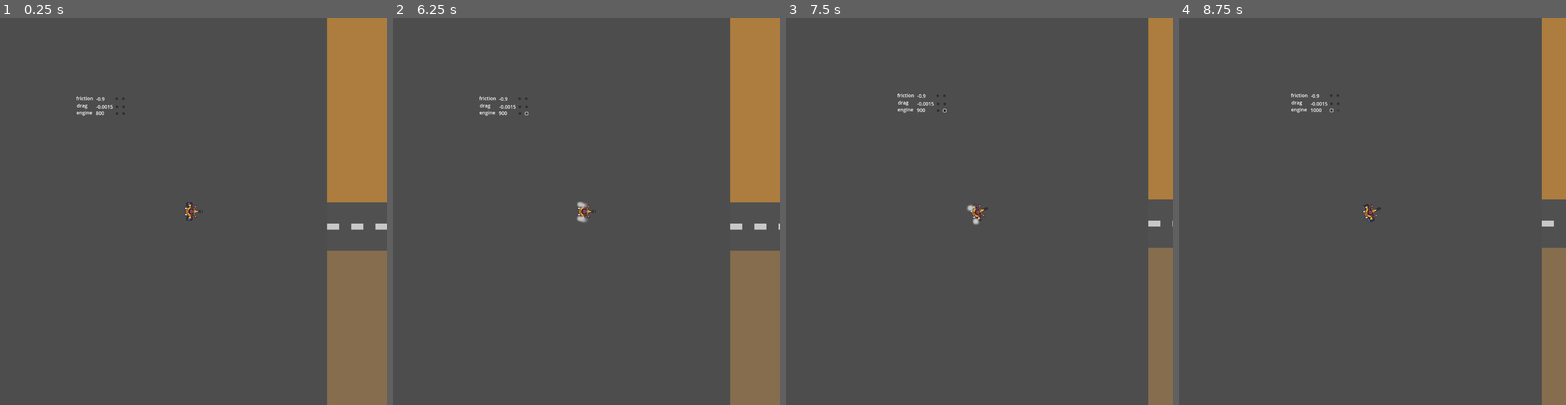
Above: before the commit, frames 1-4 (left to right).
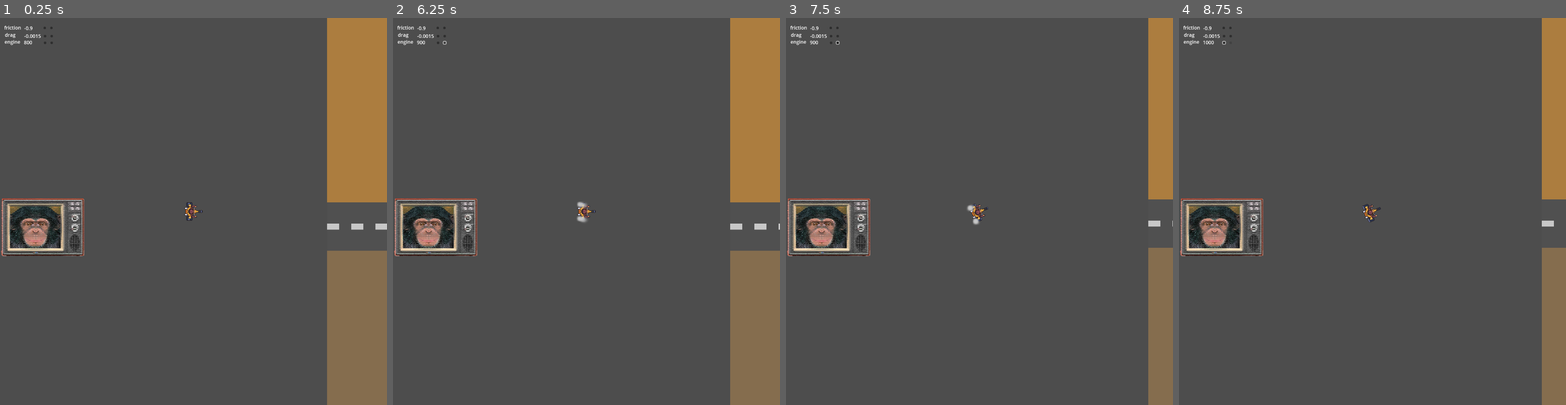
Above: after the commit, the same moments.

Repository: freesstylers/GoofyAhhCar
Game: Godot game, scene res://Assets/Scenes/Maps/PruebaMapas.tscn
Same seed, same stepped clock (60 frames per second), same inputs: the game is played once before the commit and once after it. The project has no main scene, so this scene is started directly.
Inputs (mouse positions are in pixels of both pictures, inside the frame that each line leads up to; where the layout moved, square brackets give the same spot in the first picture):
- Up to frame 1 (0.25 s): no input
- Up to frame 2 (6.25 s): click (439, 29) [509, 99] at 0.5 s; click (443, 29) [516, 99] at 1.25 s; click (439, 37) [509, 107] at 2 s; click (443, 37) [516, 107] at 2.75 s; click (439, 41) [509, 114] at 3.5 s; click (443, 41) [516, 114] at 4.25 s; hold Right (right) 5.03-5.78 s; tap Enter at 5.75 s; hold Down (back) from 5.78 s (still down)
- Up to frame 3 (7.5 s): release Down (back) at 6.53 s; hold Right (right) 6.53-7.28 s; hold Space (Accelerate) from 7.28 s (still down)
- Up to frame 4 (8.75 s): release Space (Accelerate) at 8.03 s; hold Left (left) from 8.03 s (still down)

The runs differ from the first frame. In frame 1, 2.6% of the frame differs, in the area x 0-33%, y 2-62%; in frame 2, 2.6%; in frame 3, 2.6%; in frame 4, 2.6%, in the area x 0-42%, y 2-62%.

Commit message:
Telemono

Diff:
--- /dev/null
+++ b/clusy-cart/Assets/Prefabs/Game/tv.tscn
@@ -0,0 +1,89 @@
+[gd_scene load_steps=11 format=3 uid="uid://bv131o76lgvv5"]
+
+[ext_resource type="Texture2D" uid="uid://dectekjqjbnee" path="res://Assets/Sprites/MonkeyTV/monkeyAngry.png" id="1_ekkm7"]
+[ext_resource type="Texture2D" uid="uid://dtnaaiyoaplcr" path="res://Assets/Sprites/MonkeyTV/idle.png" id="1_rn30u"]
+[ext_resource type="Texture2D" uid="uid://c7ubrual6jmhe" path="res://Assets/Sprites/MonkeyTV/tv.png" id="2_rx4n3"]
+[ext_resource type="Texture2D" uid="uid://cjli028fxdc3l" path="res://Assets/Sprites/MonkeyTV/monkeylaugh.png" id="3_18uwb"]
+[ext_resource type="Texture2D" uid="uid://dx3xb54ihro50" path="res://Assets/Sprites/MonkeyTV/monkeyLaugh2.png" id="4_j02a5"]
+[ext_resource type="Texture2D" uid="uid://cesgllks8iwk7" path="res://Assets/Sprites/MonkeyTV/monkeyLaugh3.png" id="5_dvtqj"]
+[ext_resource type="Texture2D" uid="uid://dlarih3g3crww" path="res://Assets/Sprites/MonkeyTV/monkeyMischief.png" id="6_i06a3"]
+[ext_resource type="Texture2D" uid="uid://cj5ynkw0mjpgk" path="res://Assets/Sprites/MonkeyTV/monkeyPOG.png" id="7_3sdco"]
+[ext_resource type="Script" path="res://Assets/Scripts/gameUI/monkeyFace.gd" id="9_65hds"]
+
+[sub_resource type="SpriteFrames" id="SpriteFrames_dxsxa"]
+animations = [{
+"frames": [{
+"duration": 1.0,
+"texture": ExtResource("1_ekkm7")
+}],
+"loop": true,
+"name": &"angry1",
+"speed": 5.0
+}, {
+"frames": [{
+"duration": 1.0,
+"texture": ExtResource("6_i06a3")
+}],
+"loop": true,
+"name": &"angry2",
+"speed": 5.0
+}, {
+"frames": [{
+"duration": 1.0,
+"texture": ExtResource("1_rn30u")
+}],
+"loop": true,
+"name": &"default",
+"speed": 5.0
+}, {
+"frames": [{
+"duration": 1.0,
+"texture": ExtResource("3_18uwb")
+}],
+"loop": true,
+"name": &"laugh1",
+"speed": 5.0
+}, {
+"frames": [{
+"duration": 1.0,
+"texture": ExtResource("4_j02a5")
+}],
+"loop": true,
+"name": &"laugh2",
+"speed": 5.0
+}, {
+"frames": [{
+"duration": 1.0,
+"texture": ExtResource("5_dvtqj")
+}],
+"loop": true,
+"name": &"laugh3",
+"speed": 5.0
+}, {
+"frames": [{
+"duration": 1.0,
+"texture": ExtResource("7_3sdco")
+}],
+"loop": true,
+"name": &"pog",
+"speed": 5.0
+}]
+
+[node name="TV" type="Control"]
+layout_mode = 3
+anchors_preset = 0
+
+[node name="TV" type="TextureRect" parent="."]
+layout_mode = 0
+offset_left = 118.0
+offset_top = 62.0
+offset_right = 666.0
+offset_bottom = 442.0
+texture = ExtResource("2_rx4n3")
+expand_mode = 1
+
+[node name="Monkey" type="AnimatedSprite2D" parent="TV"]
+position = Vector2(226, 192)
+scale = Vector2(0.668, 0.556)
+sprite_frames = SubResource("SpriteFrames_dxsxa")
+script = ExtResource("9_65hds")
--- a/clusy-cart/Assets/Scenes/Maps/PruebaMapas.tscn
+++ b/clusy-cart/Assets/Scenes/Maps/PruebaMapas.tscn
@@ -1,111 +1,122 @@
-[gd_scene load_steps=6 format=3 uid="uid://dqxvms1i5avh6"]
+[gd_scene load_steps=7 format=3 uid="uid://dqxvms1i5avh6"]
 
 [ext_resource type="PackedScene" uid="uid://b816qh0bwfirb" path="res://Assets/Scenes/Maps/mapPrueba.tscn" id="1_e2kxk"]
 [ext_resource type="Script" path="res://Assets/Scripts/Player/DebugNumLabel.gd" id="1_xd10j"]
 [ext_resource type="Script" path="res://Assets/Scripts/Player/DebugDragLabel.gd" id="2_0578h"]
 [ext_resource type="PackedScene" uid="uid://csms6l2yxn245" path="res://Assets/Scenes/Player.tscn" id="2_q35he"]
 [ext_resource type="Script" path="res://Assets/Scripts/Player/DebugEngineLabel.gd" id="3_u6oi0"]
+[ext_resource type="PackedScene" uid="uid://bv131o76lgvv5" path="res://Assets/Prefabs/Game/tv.tscn" id="6_k0utx"]
 
 [node name="Scene" type="Node2D"]
 
-[node name="Control" type="Control" parent="."]
+[node name="CanvasLayer" type="CanvasLayer" parent="."]
+
+[node name="Control" type="Control" parent="CanvasLayer"]
 layout_mode = 3
 anchors_preset = 0
 offset_right = 799.0
 offset_bottom = 803.0
 
-[node name="friction" type="Label" parent="Control"]
+[node name="friction" type="Label" parent="CanvasLayer/Control"]
 layout_mode = 0
-offset_left = -764.0
-offset_top = 606.0
-offset_right = -708.0
-offset_bottom = 629.0
+offset_left = 80.0
+offset_top = 22.0
+offset_right = 136.0
+offset_bottom = 45.0
 text = "-0.9"
 script = ExtResource("1_xd10j")
 
-[node name="minusfriction" type="Button" parent="Control/friction"]
+[node name="minusfriction" type="Button" parent="CanvasLayer/Control/friction"]
 layout_mode = 0
 offset_left = 64.0
 offset_top = 7.0
 offset_right = 72.0
 offset_bottom = 15.0
 
-[node name="plusfriction" type="Button" parent="Control/friction"]
+[node name="plusfriction" type="Button" parent="CanvasLayer/Control/friction"]
 layout_mode = 0
 offset_left = 86.0
 offset_top = 7.0
 offset_right = 94.0
 offset_bottom = 15.0
 
-[node name="dragnum" type="Label" parent="Control"]
+[node name="dragnum" type="Label" parent="CanvasLayer/Control"]
 layout_mode = 0
-offset_left = -764.0
-offset_top = 632.0
-offset_right = -724.0
-offset_bottom = 655.0
+offset_left = 80.0
+offset_top = 48.0
+offset_right = 136.0
+offset_bottom = 71.0
 text = "-0.0015"
 script = ExtResource("2_0578h")
 
-[node name="minusdrag" type="Button" parent="Control/dragnum"]
+[node name="minusdrag" type="Button" parent="CanvasLayer/Control/dragnum"]
 layout_mode = 0
 offset_left = 65.0
 offset_top = 8.0
 offset_right = 73.0
 offset_bottom = 16.0
 
-[node name="plusdrag" type="Button" parent="Control/dragnum"]
+[node name="plusdrag" type="Button" parent="CanvasLayer/Control/dragnum"]
 layout_mode = 0
 offset_left = 87.0
 offset_top = 8.0
 offset_right = 95.0
 offset_bottom = 16.0
 
-[node name="enginenum" type="Label" parent="Control"]
+[node name="enginenum" type="Label" parent="CanvasLayer/Control"]
 layout_mode = 0
-offset_left = -765.0
-offset_top = 653.0
-offset_right = -712.0
-offset_bottom = 676.0
+offset_left = 79.0
+offset_top = 69.0
+offset_right = 132.0
+offset_bottom = 92.0
 text = "800"
 script = ExtResource("3_u6oi0")
 
-[node name="minusengine" type="Button" parent="Control/enginenum"]
+[node name="minusengine" type="Button" parent="CanvasLayer/Control/enginenum"]
 layout_mode = 0
 offset_left = 66.0
 offset_top = 9.0
 offset_right = 74.0
 offset_bottom = 17.0
 
-[node name="plusengine" type="Button" parent="Control/enginenum"]
+[node name="plusengine" type="Button" parent="CanvasLayer/Control/enginenum"]
 layout_mode = 0
 offset_left = 88.0
 offset_top = 9.0
 offset_right = 96.0
 offset_bottom = 17.0
 
-[node name="Label" type="Label" parent="Control"]
+[node name="Label" type="Label" parent="CanvasLayer/Control"]
 layout_mode = 0
-offset_left = -830.0
-offset_top = 604.0
-offset_right = -774.0
-offset_bottom = 627.0
+offset_left = 14.0
+offset_top = 20.0
+offset_right = 70.0
+offset_bottom = 43.0
 text = "friction"
 
-[node name="Label2" type="Label" parent="Control"]
+[node name="Label2" type="Label" parent="CanvasLayer/Control"]
 layout_mode = 0
-offset_left = -828.0
-offset_top = 628.0
-offset_right = -788.0
-offset_bottom = 651.0
+offset_left = 16.0
+offset_top = 44.0
+offset_right = 56.0
+offset_bottom = 67.0
 text = "drag"
 
-[node name="Label3" type="Label" parent="Control"]
+[node name="Label3" type="Label" parent="CanvasLayer/Control"]
 layout_mode = 0
-offset_left = -829.0
-offset_top = 651.0
-offset_right = -776.0
-offset_bottom = 674.0
+offset_left = 15.0
+offset_top = 67.0
+offset_right = 68.0
+offset_bottom = 90.0
 text = "engine"
+
+[node name="TV" parent="CanvasLayer" instance=ExtResource("6_k0utx")]
+offset_left = -55.0
+offset_top = 566.0
+offset_right = -55.0
+offset_bottom = 566.0
+scale = Vector2(0.5, 0.5)
+metadata/_edit_use_anchors_ = true
 
 [node name="Map" parent="." instance=ExtResource("1_e2kxk")]
 
@@ -115,15 +126,15 @@
 
 [node name="Camera2D" type="Camera2D" parent="Player"]
 
-[connection signal="pressed" from="Control/friction/minusfriction" to="Control/friction" method="_on_minusfriction_pressed"]
-[connection signal="pressed" from="Control/friction/minusfriction" to="Player" method="_on_minusfriction_pressed"]
-[connection signal="pressed" from="Control/friction/plusfriction" to="Control/friction" method="_on_plusfriction_pressed"]
-[connection signal="pressed" from="Control/friction/plusfriction" to="Player" method="_on_plusfriction_pressed"]
-[connection signal="pressed" from="Control/dragnum/minusdrag" to="Control/dragnum" method="_on_minusdrag_pressed"]
-[connection signal="pressed" from="Control/dragnum/minusdrag" to="Player" method="_on_minusdrag_pressed"]
-[connection signal="pressed" from="Control/dragnum/plusdrag" to="Control/dragnum" method="_on_plusdrag_pressed"]
-[connection signal="pressed" from="Control/dragnum/plusdrag" to="Player" method="_on_plusdrag_pressed"]
-[connection signal="pressed" from="Control/enginenum/minusengine" to="Control/enginenum" method="_on_minusengine_pressed"]
-[connection signal="pressed" from="Control/enginenum/minusengine" to="Player" method="_on_minusengine_pressed"]
-[connection signal="pressed" from="Control/enginenum/plusengine" to="Control/enginenum" method="_on_plusengine_pressed"]
-[connection signal="pressed" from="Control/enginenum/plusengine" to="Player" method="_on_plusengine_pressed"]
+[connection signal="pressed" from="CanvasLayer/Control/friction/minusfriction" to="CanvasLayer/Control/friction" method="_on_minusfriction_pressed"]
+[connection signal="pressed" from="CanvasLayer/Control/friction/minusfriction" to="Player" method="_on_minusfriction_pressed"]
+[connection signal="pressed" from="CanvasLayer/Control/friction/plusfriction" to="CanvasLayer/Control/friction" method="_on_plusfriction_pressed"]
+[connection signal="pressed" from="CanvasLayer/Control/friction/plusfriction" to="Player" method="_on_plusfriction_pressed"]
+[connection signal="pressed" from="CanvasLayer/Control/dragnum/minusdrag" to="CanvasLayer/Control/dragnum" method="_on_minusdrag_pressed"]
+[connection signal="pressed" from="CanvasLayer/Control/dragnum/minusdrag" to="Player" method="_on_minusdrag_pressed"]
+[connection signal="pressed" from="CanvasLayer/Control/dragnum/plusdrag" to="CanvasLayer/Control/dragnum" method="_on_plusdrag_pressed"]
+[connection signal="pressed" from="CanvasLayer/Control/dragnum/plusdrag" to="Player" method="_on_plusdrag_pressed"]
+[connection signal="pressed" from="CanvasLayer/Control/enginenum/minusengine" to="CanvasLayer/Control/enginenum" method="_on_minusengine_pressed"]
+[connection signal="pressed" from="CanvasLayer/Control/enginenum/minusengine" to="Player" method="_on_minusengine_pressed"]
+[connection signal="pressed" from="CanvasLayer/Control/enginenum/plusengine" to="CanvasLayer/Control/enginenum" method="_on_plusengine_pressed"]
+[connection signal="pressed" from="CanvasLayer/Control/enginenum/plusengine" to="Player" method="_on_plusengine_pressed"]
--- a/clusy-cart/Assets/Scripts/Player/PlayerMovement.gd
+++ b/clusy-cart/Assets/Scripts/Player/PlayerMovement.gd
@@ -28,6 +28,7 @@
 func _ready():
 	Globals.ThePlayer = self
 
+	Globals.change_face.emit(0)
 	BounceSoundPlayer = $BounceSoundPlayer
 	MaxVelAchievedSoundPlayer = $MaxVelAchievedSoundPlayer
 
@@ -77,6 +78,7 @@
 		#Solo haces el sonidito si tienes una velocidad "significativa"
 		if(vel > max_speed_reverse):
 			BounceSoundPlayer.play()
+			Globals.change_face.emit(2)
 		velocity = velocity.bounce(collision.get_normal())
 
 func apply_friction():
@@ -93,9 +95,10 @@
 			$PlayerVisualizer.ChangeDrift(false)
 
 	acceleration += drag_force + friction_force
-	#Cuando llega a velocidad maxima hace sonido, y hasta que no vuelve a llegar no vuelve a sonar
-	if acceleration.length() < 0.1:
-		if not maxVelGotten:
+	#Cuando llega a cierta velocidad hace sonido, y hasta que no vuelve a llegar no vuelve a sonar
+	if acceleration.length() < 10:
+		if not maxVelGotten and velocity.length() > 20:
+			Globals.change_face.emit(1)
 			MaxVelAchievedSoundPlayer.play()
 			maxVelGotten = true
 	else:
--- /dev/null
+++ b/clusy-cart/Assets/Scripts/gameUI/monkeyFace.gd
@@ -0,0 +1,14 @@
+extends AnimatedSprite2D
+
+var faces : Array[String] = ["default", "laugh", "angry", "pog"]
+
+func _ready():
+	Globals.change_face.connect(_on_monkeyfacechange)
+
+func _on_monkeyfacechange(num:int):
+	if num == 1:
+		set_animation(faces[num]+str(randi()%3+1))
+	elif num == 2:
+		set_animation(faces[num]+str(randi()%2+1))
+	else:
+		set_animation(faces[num])
--- a/clusy-cart/Globals.gd
+++ b/clusy-cart/Globals.gd
@@ -22,3 +22,4 @@
 signal exp_gain(exp : float)
 signal exp_update()
 signal level_up()
+signal change_face(num:int)
Binary file added: clusy-cart/Assets/Sprites/MonkeyTV/idle.png
Not shown, added: clusy-cart/Assets/Sprites/MonkeyTV/idle.png.import
Binary file added: clusy-cart/Assets/Sprites/MonkeyTV/monkeyAngry.png
Not shown, added: clusy-cart/Assets/Sprites/MonkeyTV/monkeyAngry.png.import
Binary file added: clusy-cart/Assets/Sprites/MonkeyTV/monkeyLaugh2.png
Not shown, added: clusy-cart/Assets/Sprites/MonkeyTV/monkeyLaugh2.png.import
Binary file added: clusy-cart/Assets/Sprites/MonkeyTV/monkeyLaugh3.png
Not shown, added: clusy-cart/Assets/Sprites/MonkeyTV/monkeyLaugh3.png.import
Binary file added: clusy-cart/Assets/Sprites/MonkeyTV/monkeyMischief.png
Not shown, added: clusy-cart/Assets/Sprites/MonkeyTV/monkeyMischief.png.import
Binary file added: clusy-cart/Assets/Sprites/MonkeyTV/monkeyPOG.png
Not shown, added: clusy-cart/Assets/Sprites/MonkeyTV/monkeyPOG.png.import
(and 4 more such lines)
